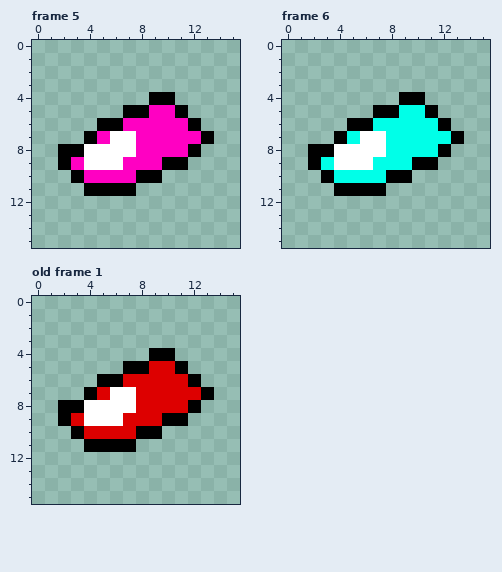
Edited in one commit: pixel-art file (assets/sprites/keycard.ase). Above is the file before it was changed.
16x16 pixels, 6 frames. Shown: frame 5, frame 6, old frame 1. The commit also changed other frames, which this record leaves out.
And afterwards:
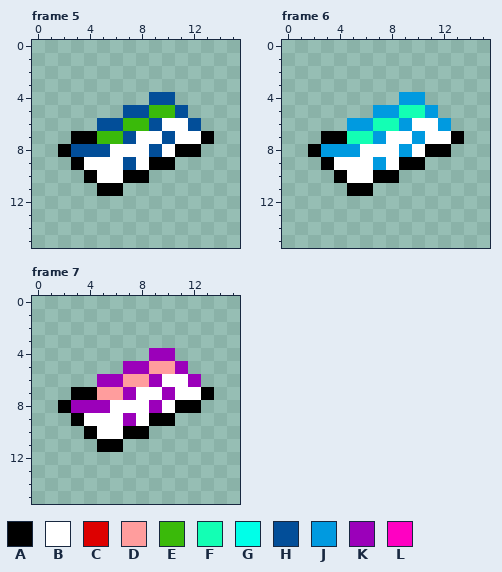
Palette (. is transparent): A #000000  B #ffffff  C #dd0000  D #ff9d9d  E #3aba0a  F #13ffb4  G #00ffe8  H #024e99  J #009ae0  K #9b00ba  L #ff00c2
A new or re-ordered frame is compared with the old frame closest to it.
Change:
frames 6 -> 7
Changed rows in their new state; - is an unchanged pixel.
Frame 5:
first column x 2:
 4 -------HH--
 5 -----HHEEH-
 6 ---HHEEHBBH
 7 -A-EEHBBHBB
 8 -HHH--BHBA-
 9 .A---HBA-.-
10 -.ABBA-.---
11 --.--.-----
Frame 6:
first column x 2:
 4 -------JJ--
 5 -----JJFFJ-
 6 ---JJFFJBBJ
 7 -A-FFJBBJBB
 8 -JJJ--BJBA-
 9 .A---JBA-.-
10 -.ABBA-.---
11 --.--.-----
Frame 7 is new; against old frame 1:
first column x 2:
 4 -------KK--
 5 -----KKDDK-
 6 ---KKDDKBBK
 7 -A-DDKBBKBB
 8 -KKK--BKBA-
 9 .A---KBA-.-
10 -.ABBA-.---
11 --.--.-----
Where, in picture pixels (left, top, right, bottom), the same in both pictures:
changed: (58, 92, 201, 196)
changed: (308, 92, 451, 196)
changed: (58, 348, 201, 452)
